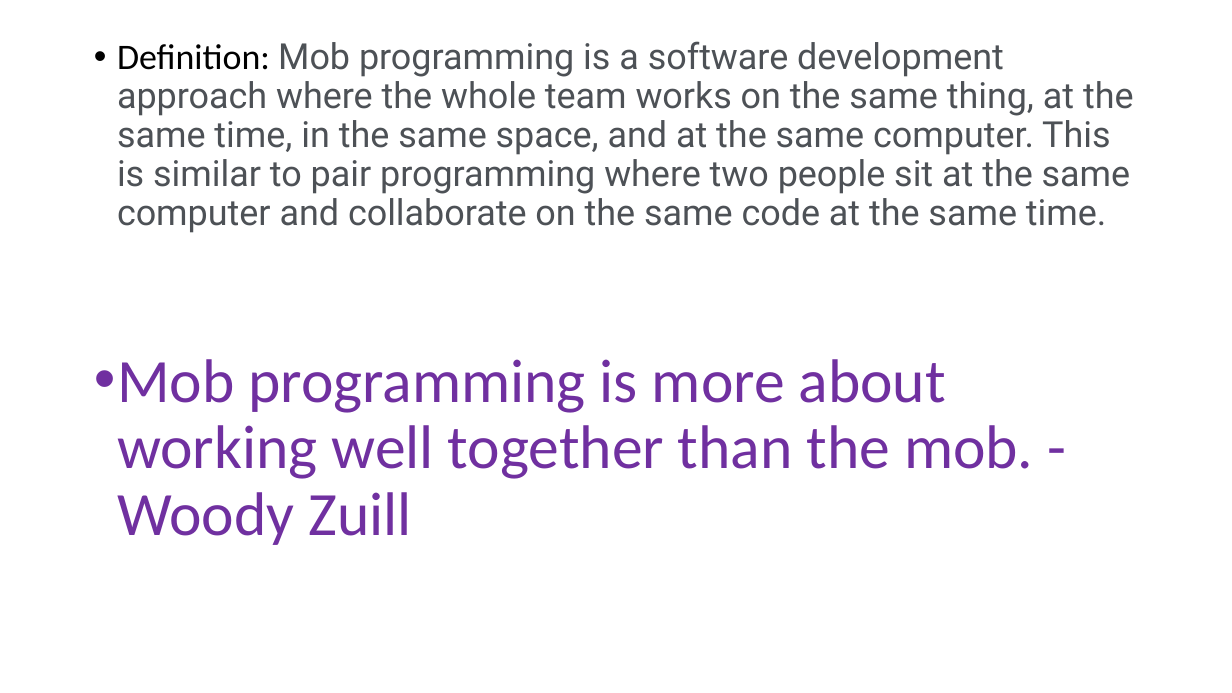
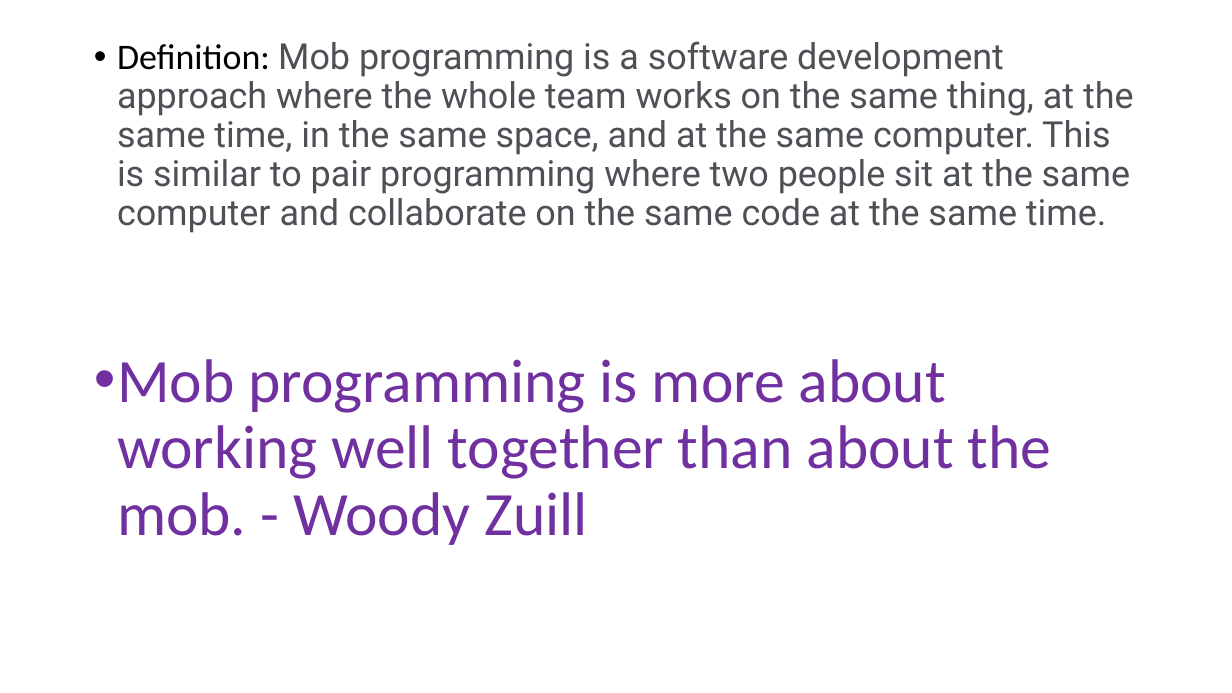
Before and after one commit to jonathan-r-jones/Mob-Programming-Demo, a slide deck: slide 2 of mob.pptx. Drawn at 1232x693 pixels with LibreOffice and Linux fonts; fonts in the diff are those of the drawing. Boxes give left, top, right and bottom in pixels: in the first picture for what was removed or moved away, otherwise in the second. Text is boxed around its words. In the diff, an @@ line names an element or a change of style, - is before the commit and + after.

Commit message:
Nov-1-2020_11:39_PM

```diff
--- a/mob.pptx
+++ b/mob.pptx
@@ text at bbox=[117, 359, 1052, 545]: text changed @@
-• Mob programming is more about working well together than the mob. - Woody Zuill
+• Mob programming is more about working well together than about the mob. - Woody Zuill
```
Also in this commit, not shown: 2 other slides changed, 4 slides added.
